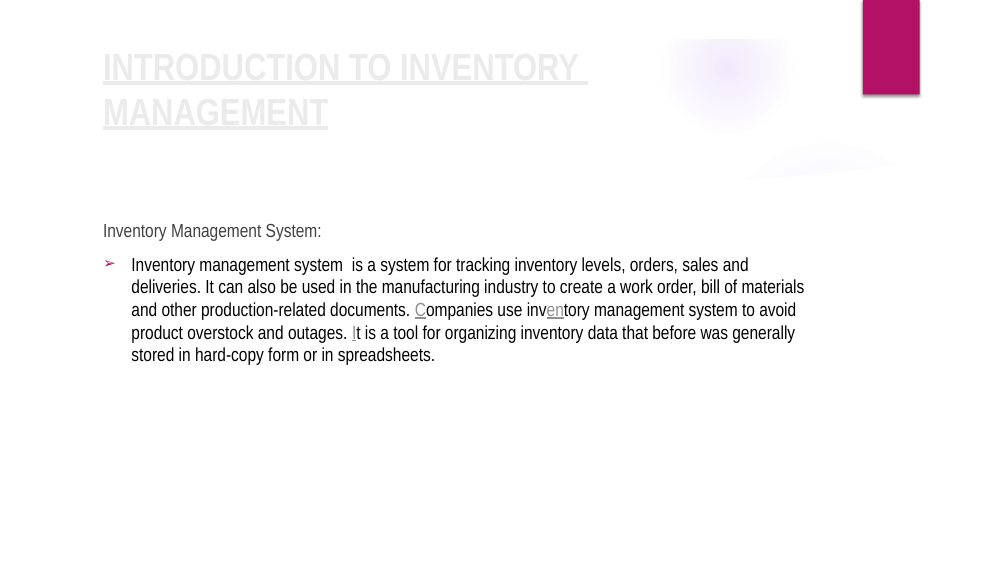
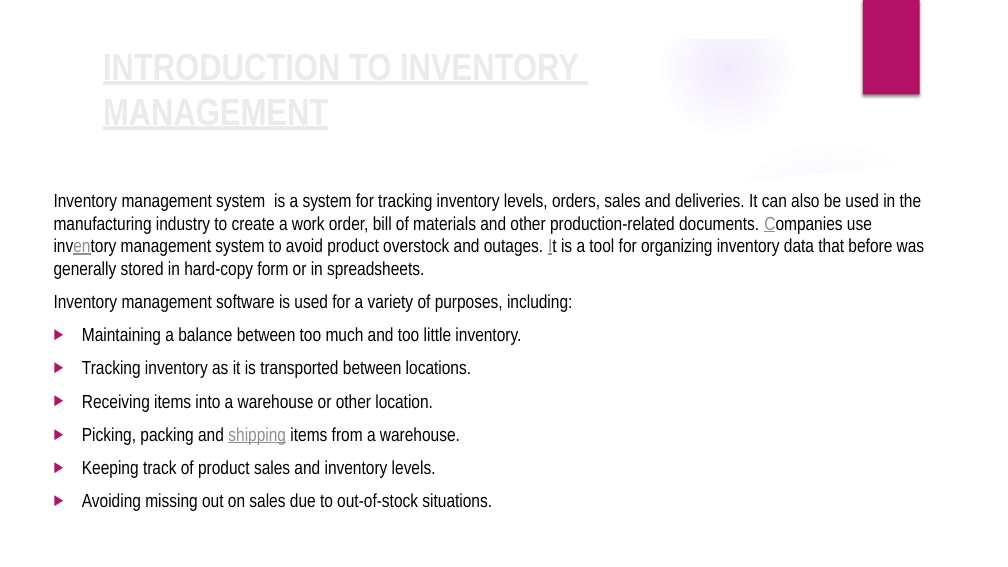
Before and after one commit to goreshankar14/AviationInstrumentManagementSystem, a slide deck: slide 2 of PPT.pptx (slide 4 before the commit). Drawn at 1008x567 pixels with LibreOffice and Linux fonts; fonts in the diff are those of the drawing; background and template pictures are left out. Boxes give left, top, right and bottom in pixels: in the first picture for what was removed or moved away, otherwise in the second. Text is boxed around its words. In the diff, an @@ line names an element or a change of style, - is before the commit and + after.

```diff
--- a/PPT.pptx
+++ b/PPT.pptx
@@ text "Inventory management system is a ...": place and size @@
-text "Inventory management system is a ..." at bbox=[131, 224, 805, 365]
+text "Inventory management system is a ..." at bbox=[54, 193, 925, 511]
@@ text at bbox=[54, 193, 925, 279]: bullet ➢ to none @@
@@ text at bbox=[266, 224, 322, 241]: paragraph removed @@
-Inventory Management System:
@@ text at bbox=[54, 294, 572, 511]: paragraphs added @@
+Inventory management software is used for a variety of purposes, including:
+▶ Maintaining a balance between too much and too little inventory.
+▶ Tracking inventory as it is transported between locations.
+▶ Receiving items into a warehouse or other location.
+▶ Picking, packing and shipping items from a warehouse.
+▶ Keeping track of product sales and inventory levels.
+▶ Avoiding missing out on sales due to out-of-stock situations.
```
Also in this commit, not shown: 4 other slides changed, 5 slides added, 1 slide removed.
